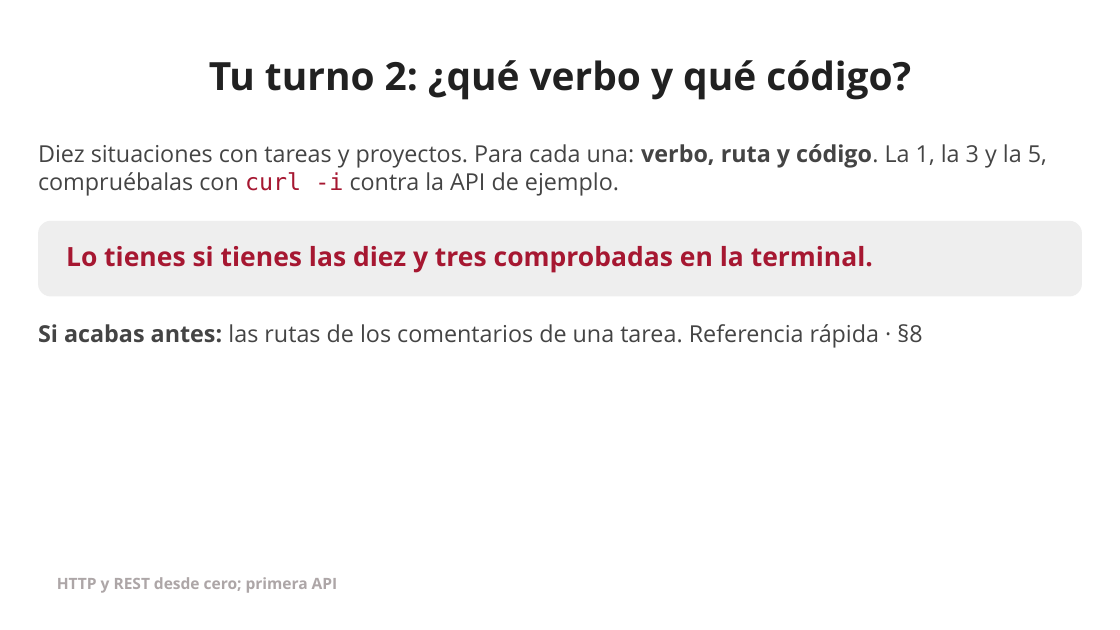
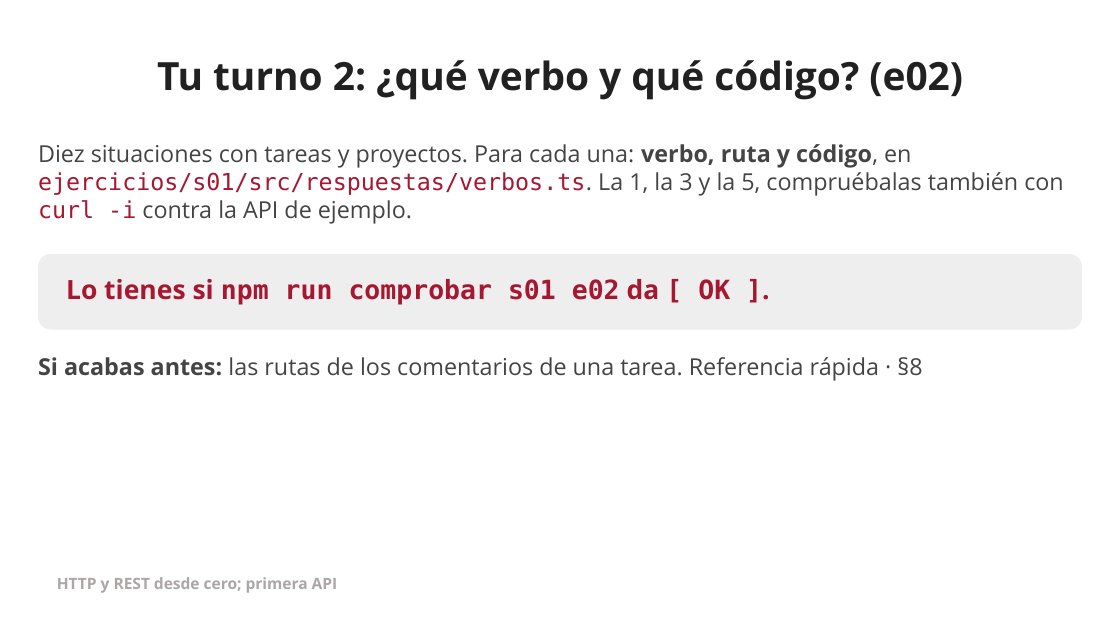
Before and after one commit to jserranof/formacion-openapi-jserranof, a slide deck: slide 42 of docs/sesiones/presentaciones/s01-presentacion.pptx. Drawn at 1120x630 pixels with LibreOffice and Linux fonts; fonts in the diff are those of the drawing; background and template pictures are left out. Boxes give left, top, right and bottom in pixels: in the first picture for what was removed or moved away, otherwise in the second. Text is boxed around its words. In the diff, an @@ line names an element or a change of style, - is before the commit and + after.

Commit message:
feat(s01): nueve ejercicios con pruebas, dos o tres por bloque
- e01 (explorar la API) y e02 (verbo y código): los Tu turno de los bloques 1
  y 2 se contestan en un fichero y se comprueban sin desvelar la respuesta.
- e05 (prioridad tipada), e06 (reto: filtro) y e08 (resumen, con la trampa
  del orden de las rutas) nuevos. Los de antes pasan a e03, e04, e07 y e09.
- comprobar: pistas de Content-Type legibles y sin «llega false».
- Referencia rápida, diapositivas, PPTX/PDF y práctica 1 al día.

```diff
--- a/docs/sesiones/presentaciones/s01-presentacion.pptx
+++ b/docs/sesiones/presentaciones/s01-presentacion.pptx
@@ text at box(157, 60, 963, 100): text changed @@
-Tu turno 2: ¿qué verbo y qué código?
+Tu turno 2: ¿qué verbo y qué código? (e02)
@@ text at box(38, 144, 1063, 224): text changed @@
-Diez situaciones con tareas y proyectos. Para cada una: verbo, ruta y código. La 1, la 3 y la 5, compruébalas con curl -i contra la API de ejemplo.
+Diez situaciones con tareas y proyectos. Para cada una: verbo, ruta y código, en ejercicios/s01/src/respuestas/verbos.ts. La 1, la 3 y la 5, compruébalas también con curl -i contra la API de ejemplo.
@@ rounded rectangle: place and size @@
-rounded rectangle at box(38, 221, 1082, 297)
+rounded rectangle at box(38, 254, 1082, 330)
@@ text at box(66, 279, 730, 305): text changed; font Open Sans to DejaVu Sans Mono @@
-Lo tienes si tienes las diez y tres comprobadas en la terminal.
+Lo tienes si npm run comprobar s01 e02 da [ OK ].
@@ text "Si acabas antes: las rutas ...": place and size @@
-text "Si acabas antes: las rutas ..." at box(38, 324, 922, 348)
+text "Si acabas antes: las rutas ..." at box(38, 357, 922, 381)
```
Also in this commit, not shown: 8 other slides changed, 21 other files.
